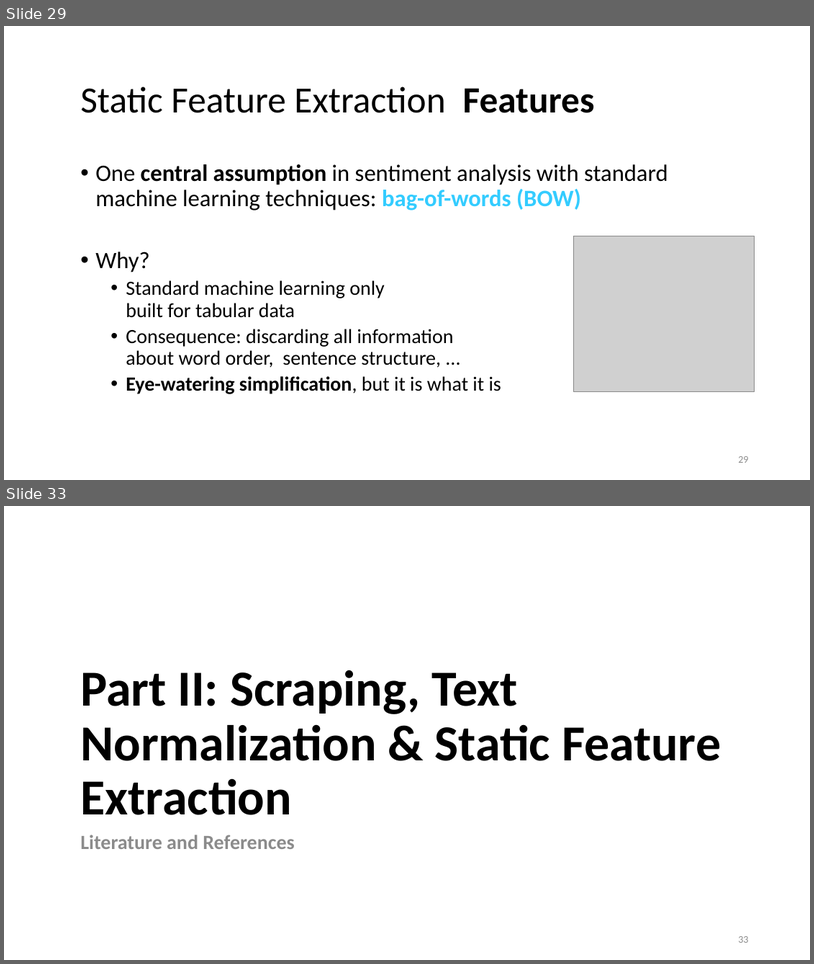
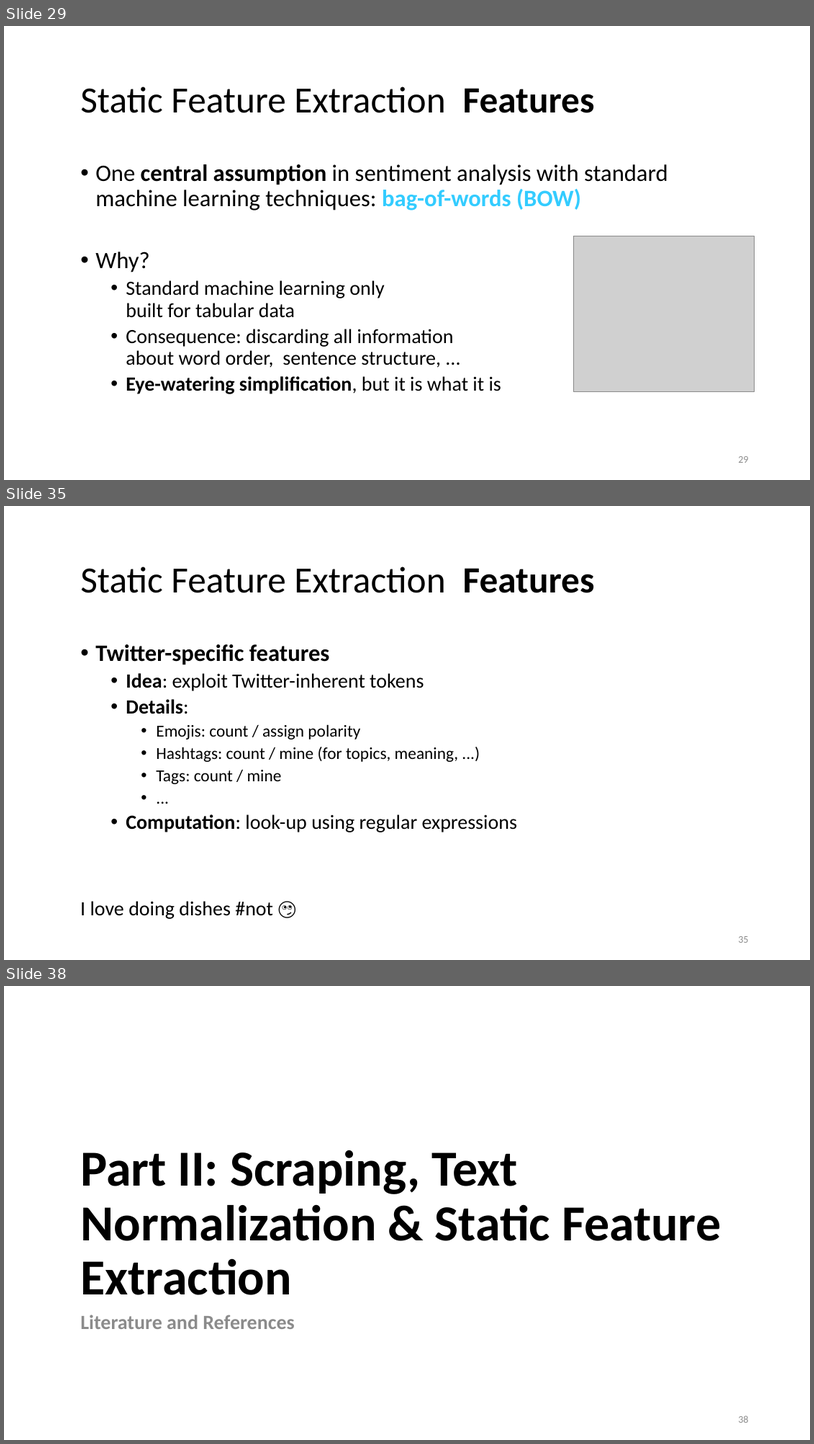
Before and after one commit to lisa-wm/consulting, a slide deck: 5_seminar/Contents_Part_02/slides/Präsentation_Teil2_Lisa.pptx. Shown one above the other, each under a label of ours: slides 29 and 33 before the commit, slides 29, 35 and 38 after it; the slides between them are not shown. The pictures are 814x964 and 814x1444 pixels, drawn with LibreOffice and Linux fonts; fonts in the diff are those of the drawing; grey boxes stand for pictures. Boxes give left, top, right and bottom in pixels: in the first picture for what was removed or moved away, otherwise in the second. Text is boxed around its words. In the diff, an @@ line names an element or a change of style, - is before the commit and + after.

Commit message:
added slides for static features

```diff
--- a/5_seminar/Contents_Part_02/slides/Präsentation_Teil2_Lisa.pptx
+++ b/5_seminar/Contents_Part_02/slides/Präsentation_Teil2_Lisa.pptx
@@ slide 35 added at (4, 506, 810, 960), background #FFFFFF @@
@@ title added at (80, 566, 595, 593), 44 pt, text #000000 @@
+Static Feature Extraction Features
@@ text added at (95, 644, 517, 832), 20 pt, text #000000 @@
+• Twitter-specific features
+  • Idea: exploit Twitter-inherent tokens
+  • Details:
+    • Emojis: count / assign polarity
+    • Hashtags: count / mine (for topics, meaning, ...)
+    • Tags: count / mine
+    • ...
+  • Computation: look-up using regular expressions
@@ text added at (80, 901, 273, 919), 24 pt, text #000000 @@
+I love doing dishes #not 🙄
@@ page number added at (738, 936, 748, 942), 12 pt, text #8C8C8C @@
+35
@@ what was slide 33 is now slide 38 @@
@@ page number at (738, 1415, 748, 1422): text changed @@
-33
+38
```
Also in this commit, not shown: 3 slides changed, 5 other slides added, 1 slide removed.
